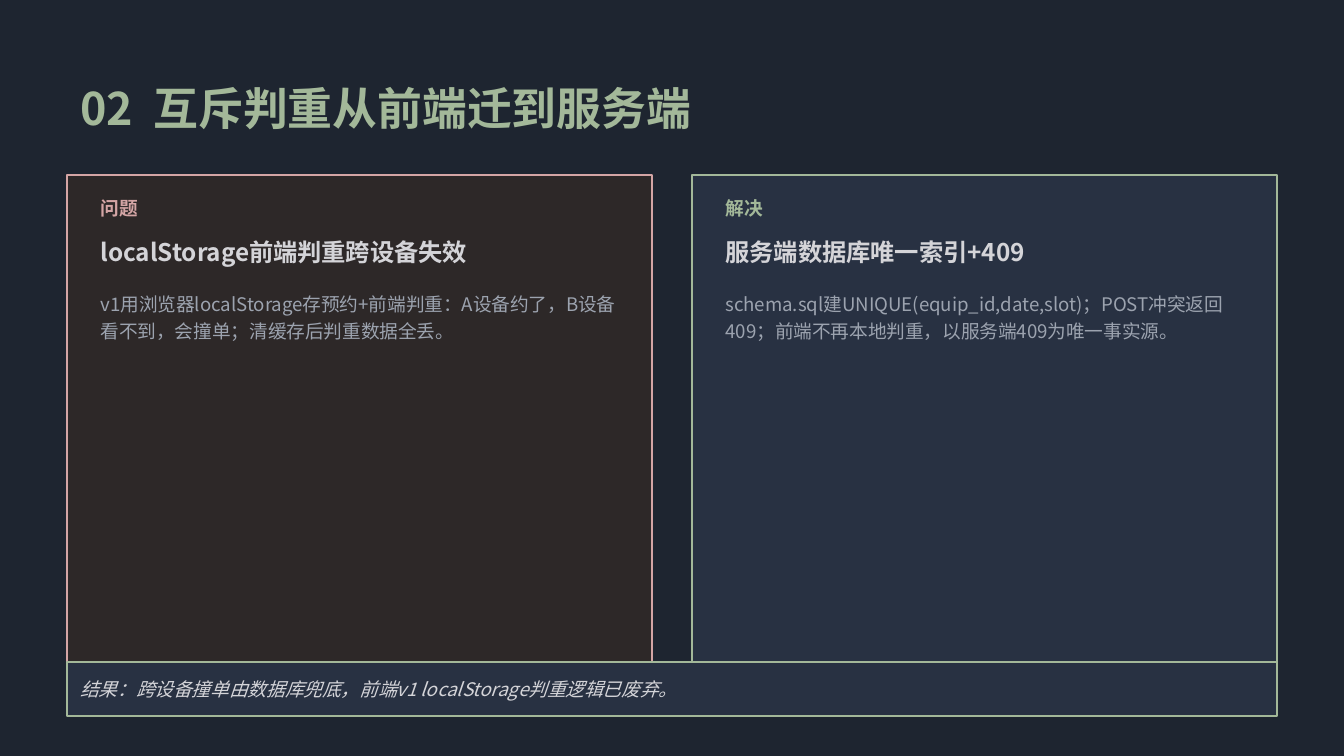
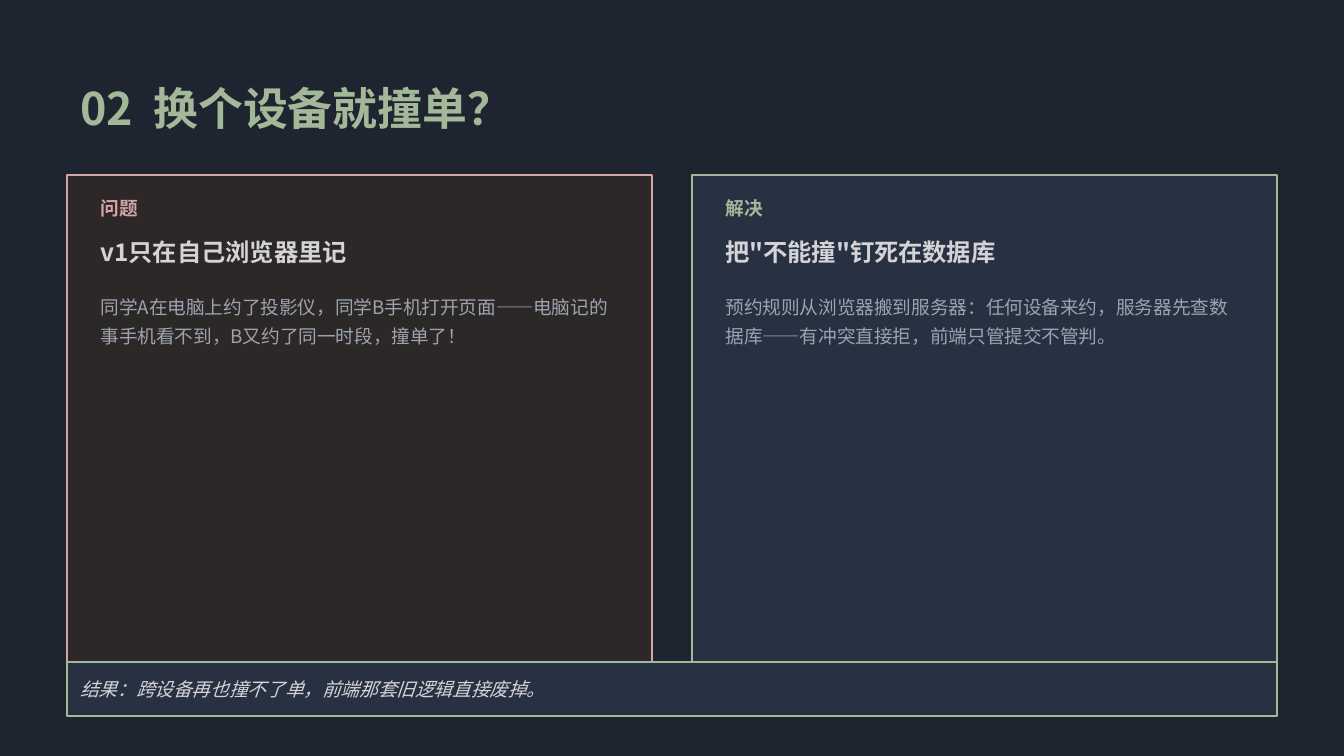
Before and after one commit to yoshino449/caojunyue, a slide deck: slide 3 of docs/路演PPT.pptx. Drawn at 1344x756 pixels with LibreOffice and Linux fonts; fonts in the diff are those of the drawing. Boxes give left, top, right and bottom in pixels: in the first picture for what was removed or moved away, otherwise in the second. Text is boxed around its words. In the diff, an @@ line names an element or a change of style, - is before the commit and + after.

```diff
--- a/docs/路演PPT.pptx
+++ b/docs/路演PPT.pptx
@@ text at (80, 87, 512, 129): text changed @@
-02 互斥判重从前端迁到服务端
+02 换个设备就撞单？
@@ text at (101, 240, 347, 263): text changed @@
-localStorage前端判重跨设备失效
+v1只在自己浏览器里记
@@ text at (726, 240, 996, 263): text changed @@
-服务端数据库唯一索引+409
+把"不能撞"钉死在数据库
@@ text at (101, 298, 608, 345): text changed @@
-v1用浏览器localStorage存预约+前端判重：A设备约了，B设备看不到，会撞单；清缓存后判重数据全丢。
+同学A在电脑上约了投影仪，同学B手机打开页面——电脑记的事手机看不到，B又约了同一时段，撞单了！
@@ text at (726, 298, 1228, 345): text changed @@
-schema.sql建UNIQUE(equip_id,date,slot)；POST冲突返回409；前端不再本地判重，以服务端409为唯一事实源。
+预约规则从浏览器搬到服务器：任何设备来约，服务器先查数据库——有冲突直接拒，前端只管提交不管判。
@@ text in rectangle at (80, 680, 545, 698): text changed @@
-结果：跨设备撞单由数据库兜底，前端v1 localStorage判重逻辑已废弃。
+结果：跨设备再也撞不了单，前端那套旧逻辑直接废掉。
```
Also in this commit, not shown: 4 other slides changed, 1 other file.
